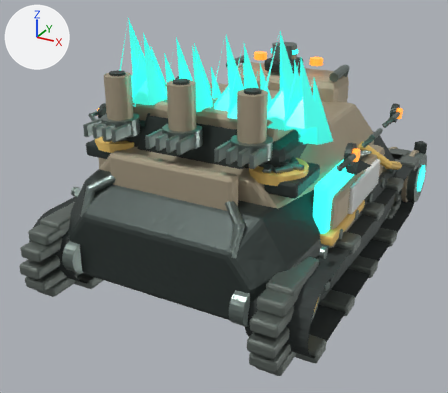
Before and after pictures for a commit that changed the Blender file assets/models/source/harvester.blend.
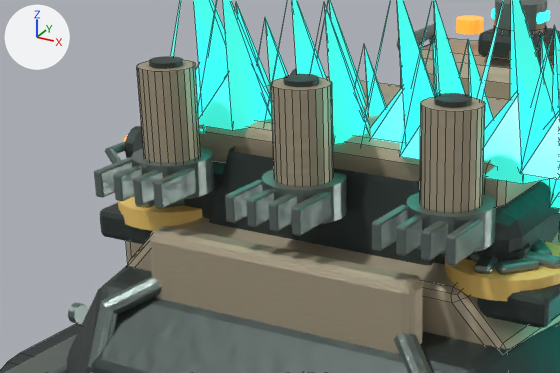
Each version appears first whole from a 50 mm lens placed at (2.43, -4.82, 3.06), pointed at (-0.13, -0.16, 0.73), and next in a close-up on the part from 9% to 68% of the width and 11% to 56% of the height. The lights are fixed; the arrows at upper left show +X, +Y and +Z. The older version's two pictures come first. The close-ups show mesh edges as thin lines.

Before the edit, the objects in view are built like this:
```python
me_solarit_cargo_shard_07a___mesh = bpy.data.meshes.new('Solarit cargo shard 07A · mesh')
me_solarit_cargo_shard_07a___mesh.from_pydata(...)  # 16 vertices, 18 faces; spans x 0.023..0.573, y -0.92..-0.53, z 1.71..2.325
me_solarit_cargo_shard_07a___mesh.materials.append(mat_10___raw_solarit_in_armored_hopper)  # cyan #3fddcd, glowing cyan #3fddcd
me_static_amber___consolidated_mesh = bpy.data.meshes.new('Static_Amber · consolidated mesh')
me_static_amber___consolidated_mesh.from_pydata(...)  # 192 vertices, 108 faces; spans x -1.21..1.21, y -0.59..0.98, z 1.44..1.87
me_static_amber___consolidated_mesh.materials.append(mat_07___industrial_work_lights)  # orange #ff9735, glowing orange #ff9735
me_static_armor___consolidated_mesh = bpy.data.meshes.new('Static_Armor · consolidated mesh')
me_static_armor___consolidated_mesh.from_pydata(...)  # 600 vertices, 518 faces; spans x -1.13..1.13, y -1.15..1.16, z 0.73..2.0
me_static_armor___consolidated_mesh.materials.append(mat_01___veyra_weathered_field_enamel)
ob_cargostage07_ore = bpy.data.objects.new('CargoStage07_Ore', me_solarit_cargo_shard_07a___mesh)
ob_cargostage07_ore.parent = ob_cargostage07
ob_cargostage07_ore.location = (0.0, 0.0, 0.0)
ob_static_amber = bpy.data.objects.new('Static_Amber', me_static_amber___consolidated_mesh)
ob_static_amber.location = (0.0, 0.0, 0.0)
ob_static_armor = bpy.data.objects.new('Static_Armor', me_static_armor___consolidated_mesh)
ob_static_armor.location = (0.0, 0.0, 0.0)
# also in view: 'CargoStage02_Ore' at (-0.16, -0.43, 1.85); 'CargoStage04_Ore' at (0.73, -0.44, 1.82); 'LoadingDoor_Steel' at (0.0, -1.35, 1.11); 'Static_Hazard' at (0.0, 0.19, 0.89); 'CargoStage05_Ore' at (-0.59, -0.72, 2.05)
```
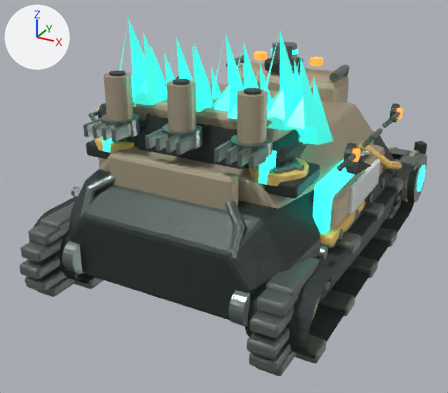
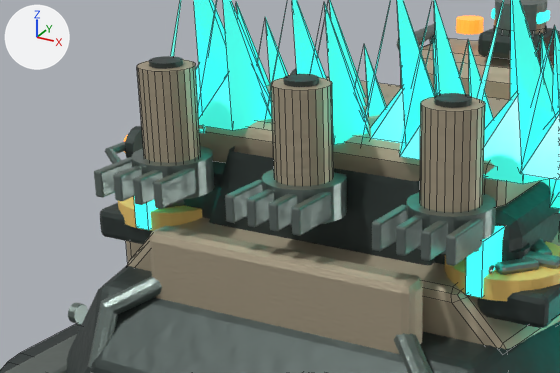
What differs and where, as boxes (x1, y1, x2, y2) in the close-ups (560 x 373 px):
'CargoStage07_Energy', added
    after: (134, 198, 505, 298)

The change, as a diff of the scene's bpy script:
```diff
--- a/assets/models/source/harvester.blend.py
+++ b/assets/models/source/harvester.blend.py
@@ me_solarit_hopper_fill_gauge_04_l___mesh @@
+me_solarit_hopper_fill_gauge_04_l___mesh.from_pydata(...)  # a box spanning x -0.73..-0.67, y -1.11..-0.93, z 1.37..1.57; a box spanning x 0.67..0.73, y -1.11..-0.93, z 1.37..1.57
+me_solarit_hopper_fill_gauge_04_l___mesh.materials.append(mat_06___solarit_conduits)  # cyan #35eddd, glowing cyan #35eddd
@@ ob_cargostage07_energy @@
+ob_cargostage07_energy = bpy.data.objects.new('CargoStage07_Energy', me_solarit_hopper_fill_gauge_04_l___mesh)
+ob_cargostage07_energy.parent = ob_cargostage07
+ob_cargostage07_energy.location = (0.0, 0.0, 0.0)
```
